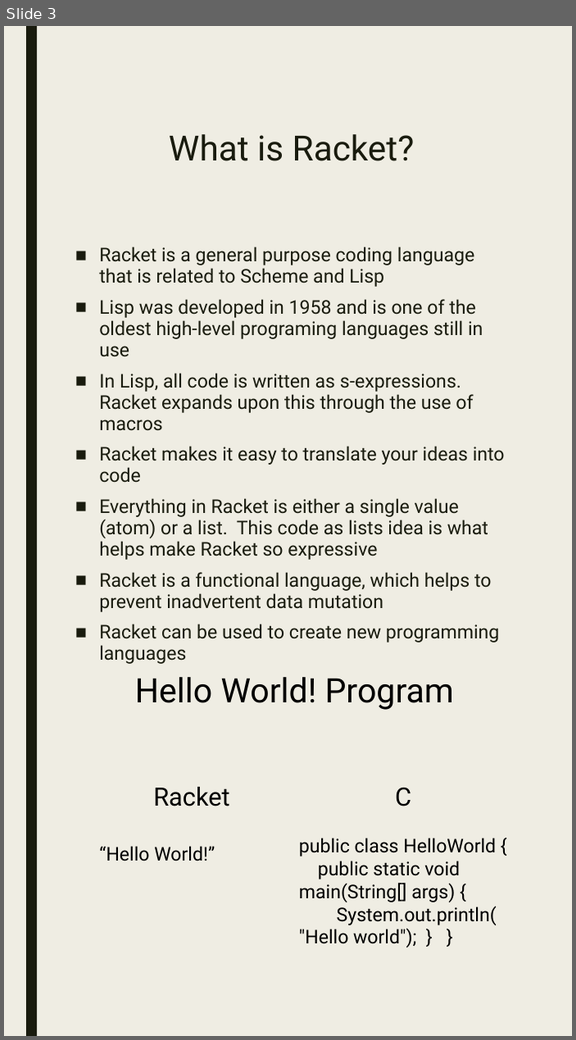
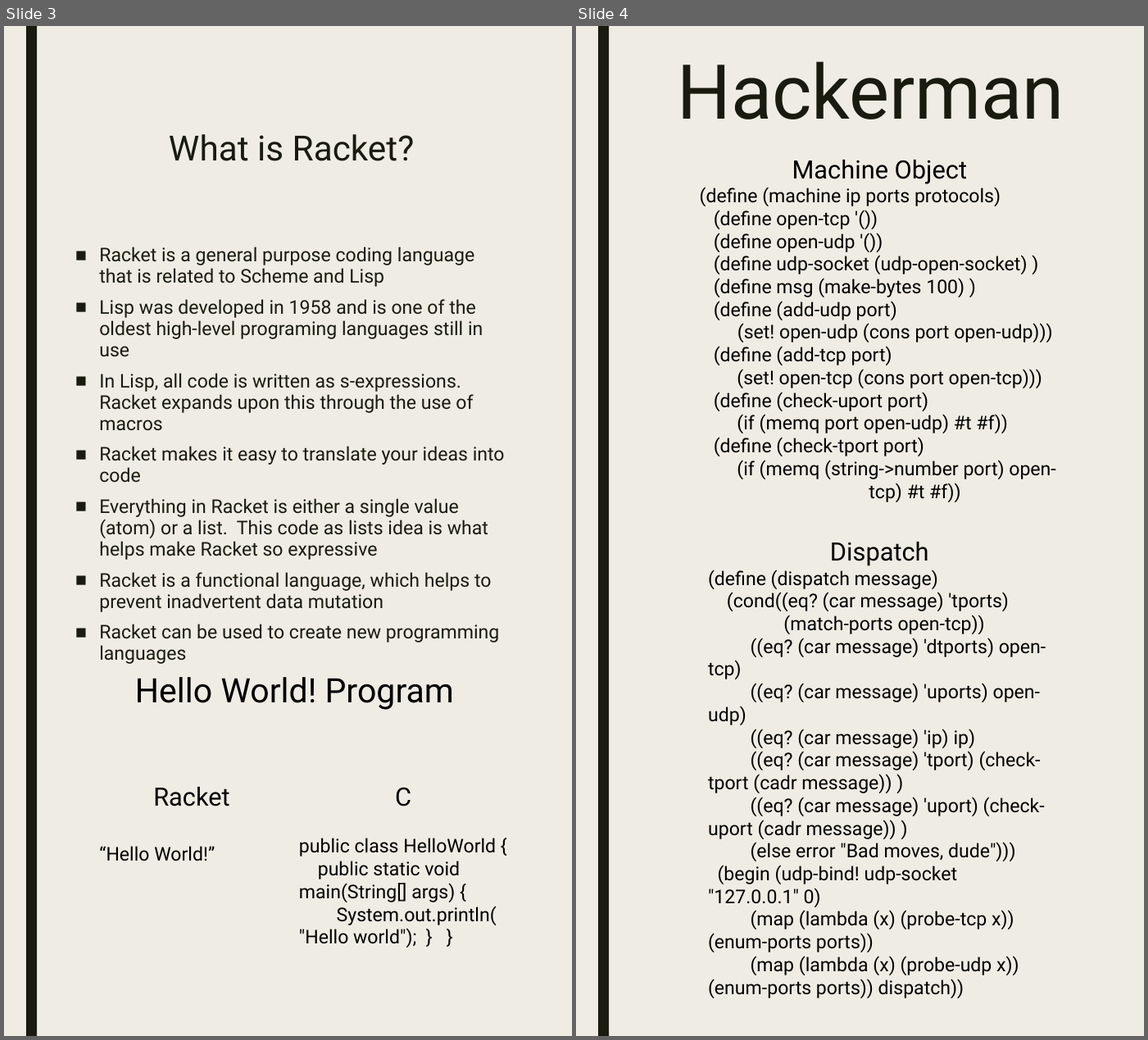
Before and after one commit to oplS17projects/RCat, a slide deck: Presentation1.pptx. Shown side by side, each under a label of ours: slide 3 before the commit, slides 3 and 4 after it. The pictures are 576x1040 and 1148x1040 pixels, drawn with LibreOffice and Linux fonts; fonts in the diff are those of the drawing. Boxes give left, top, right and bottom in pixels: in the first picture for what was removed or moved away, otherwise in the second. Text is boxed around its words. In the diff, an @@ line names an element or a change of style, - is before the commit and + after.

Commit message:
Add files via upload
Third slide

```diff
--- a/Presentation1.pptx
+++ b/Presentation1.pptx
@@ slide 4 added at (576, 26, 1144, 1036), background #EFEDE3; not listed: 1 template element that a slide beside it also shows @@
@@ title added at (677, 61, 1065, 119), 72 pt, text #191B0E @@
+Hackerman
@@ text added at (700, 160, 1056, 502), 18 pt, text #000000 @@
+Machine Object
+(define (machine ip ports protocols)
+(define open-tcp '())
+(define open-udp '())
+(define udp-socket (udp-open-socket) )
+(define msg (make-bytes 100) )
+(define (add-udp port)
+(set! open-udp (cons port open-udp)))
+(define (add-tcp port)
+(set! open-tcp (cons port open-tcp)))
+(define (check-uport port)
+(if (memq port open-udp) #t #f))
+(define (check-tport port)
+(if (memq (string->number port) open- tcp) #t #f))
@@ text added at (708, 542, 1046, 999), 18 pt, text #000000 @@
+Dispatch
+(define (dispatch message)
+(cond((eq? (car message) 'tports) (match-ports open-tcp))
+((eq? (car message) 'dtports) open-tcp)
+((eq? (car message) 'uports) open-udp)
+((eq? (car message) 'ip) ip)
+((eq? (car message) 'tport) (check-tport (cadr message)) )
+((eq? (car message) 'uport) (check-uport (cadr message)) )
+(else error "Bad moves, dude")))
+(begin (udp-bind! udp-socket "127.0.0.1" 0)
+(map (lambda (x) (probe-tcp x)) (enum-ports ports))
+(map (lambda (x) (probe-udp x)) (enum-ports ports)) dispatch))
```
